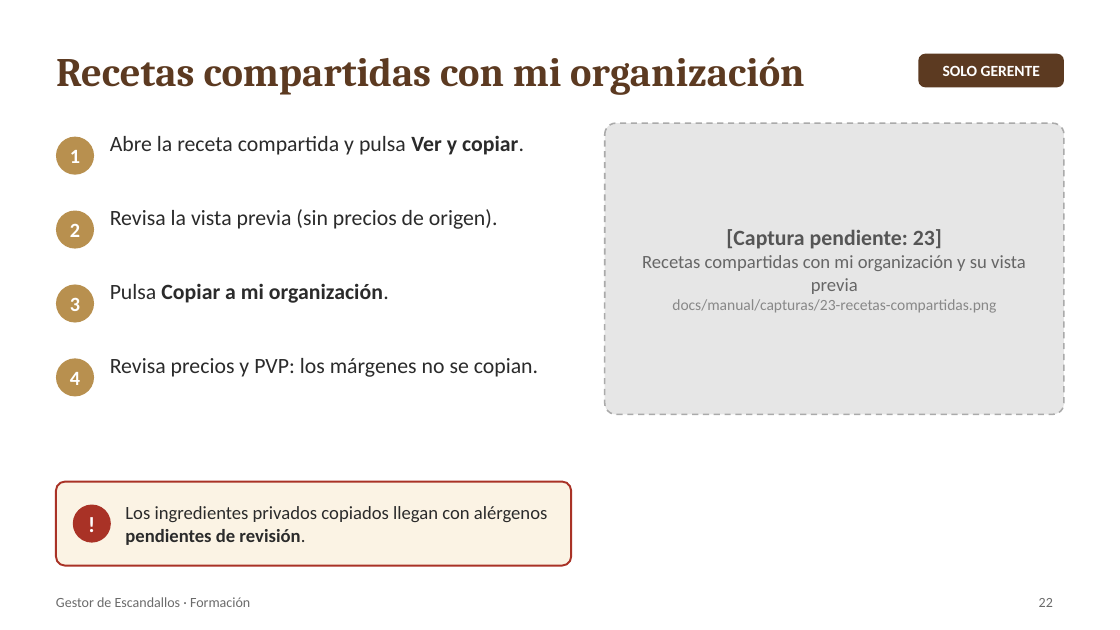
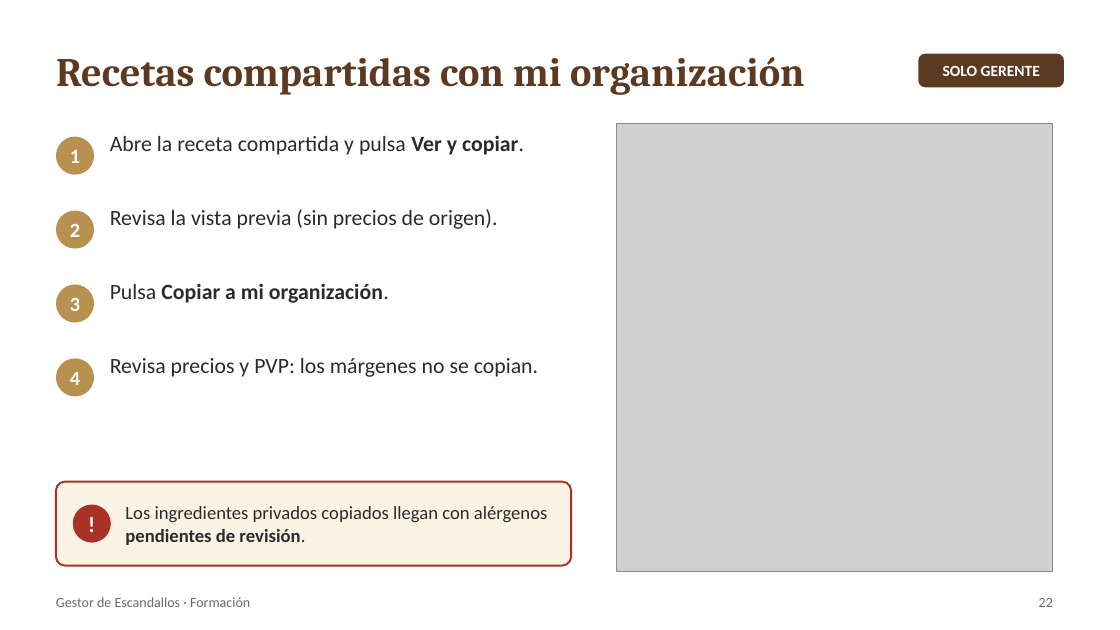
Before and after one commit to robertobergua-maker/escandallos-catering, a slide deck: slide 22 of docs/manual/Manual_Gestor_Escandallos.pptx. Drawn at 1120x630 pixels with LibreOffice and Linux fonts; fonts in the diff are those of the drawing; grey boxes stand for pictures. Boxes give left, top, right and bottom in pixels: in the first picture for what was removed or moved away, otherwise in the second. Text is boxed around its words. In the diff, an @@ line names an element or a change of style, - is before the commit and + after.

```diff
--- a/docs/manual/Manual_Gestor_Escandallos.pptx
+++ b/docs/manual/Manual_Gestor_Escandallos.pptx
@@ rounded rectangle removed at box(605, 123, 1064, 414) @@
-[Captura pendiente: 23]
-Recetas compartidas con mi organización y su vista previa
-docs/manual/capturas/23-recetas-compartidas.png
@@ picture added at box(616, 123, 1052, 571) @@
```
Also in this commit, not shown: 10 other slides changed, 1 slide added, 1 slide removed, 5 other files.
